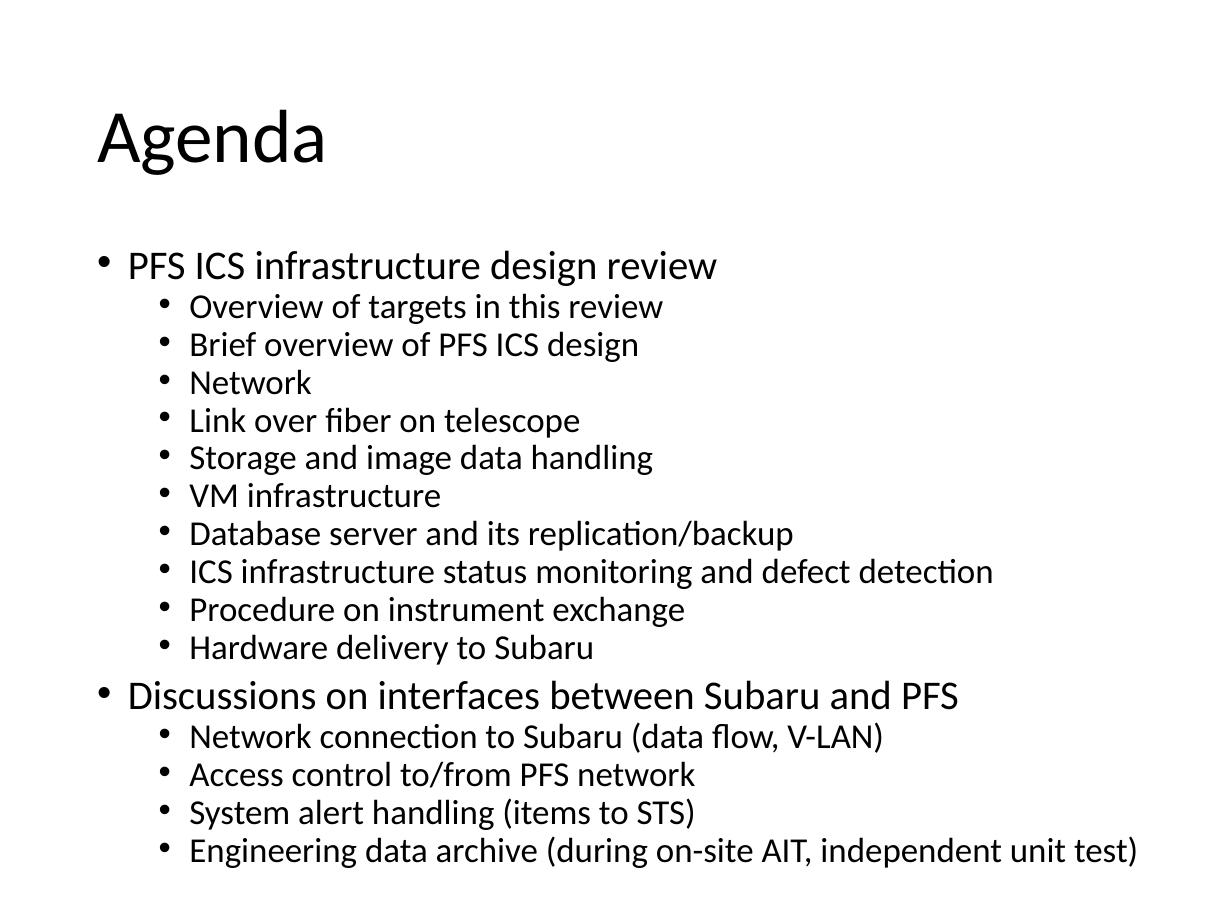
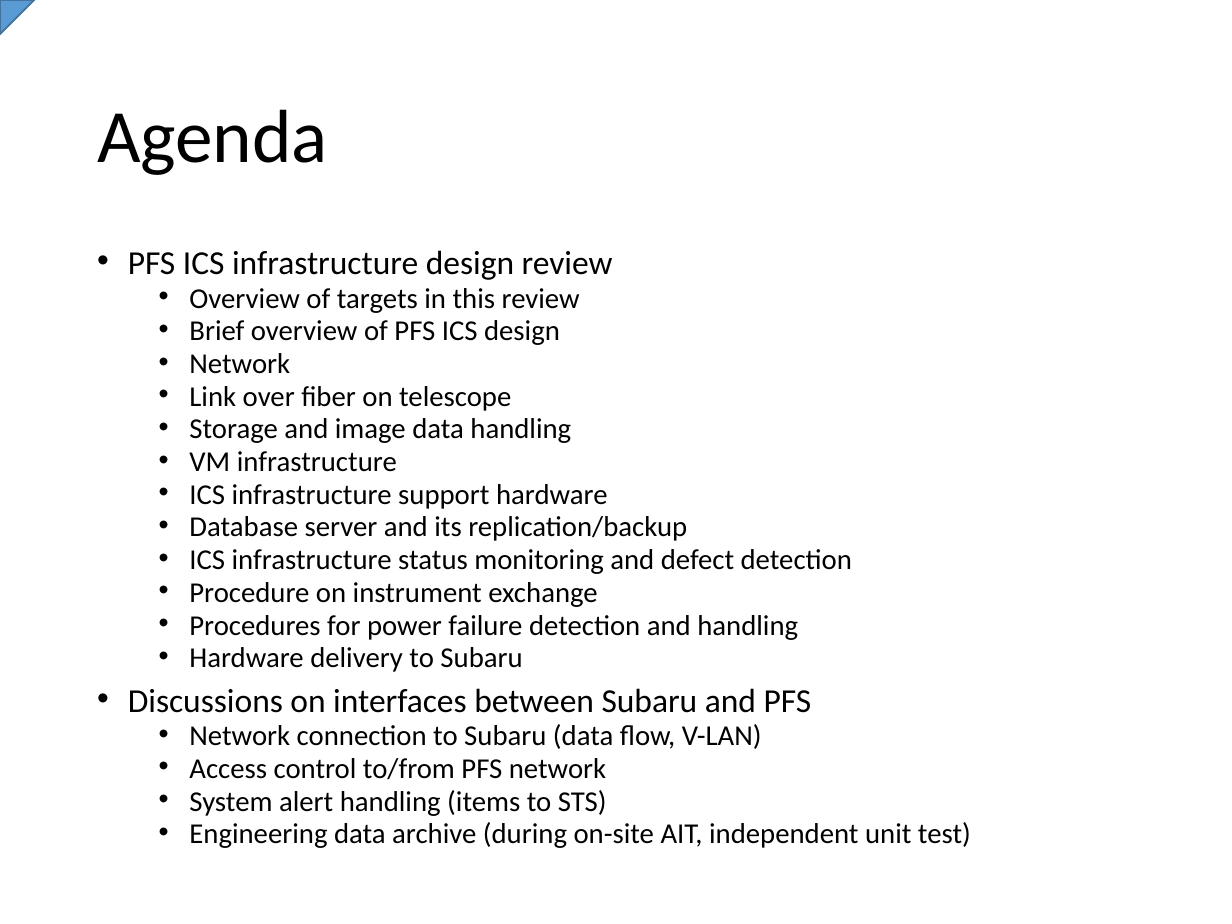
Before and after one commit to Subaru-PFS/ics_doc, a slide deck: slide 2 of SSN-00029.pptx. Drawn at 1232x924 pixels with LibreOffice and Linux fonts; fonts in the diff are those of the drawing. Boxes give left, top, right and bottom in pixels: in the first picture for what was removed or moved away, otherwise in the second. Text is boxed around its words. In the diff, an @@ line names an element or a change of style, - is before the commit and + after.

Commit message:
1st draft for network part and link over fiber @telescope part

```diff
--- a/SSN-00029.pptx
+++ b/SSN-00029.pptx
@@ freeform shape added at box(0, 0, 34, 34), fill #5B9BD5, outline #43739E 1 pt @@
@@ text at box(128, 250, 971, 848): size 23.8 to 19.6 pt in "PFS ICS infrastructure design review", "Discussions on interfaces between Subaru and PFS"; size 20.4 to 16.8 pt in "Overview of targets in this review", "Brief overview of PFS ICS design", "Network", "Link over fiber on telescope" and 10 more places @@
@@ text at box(189, 484, 608, 509): paragraph added @@
+  • ICS infrastructure support hardware
@@ text at box(189, 615, 798, 640): paragraph added @@
+  • Procedures for power failure detection and handling
```
Also in this commit, not shown: 16 other slides changed, 59 slides added, 4 slides removed.
